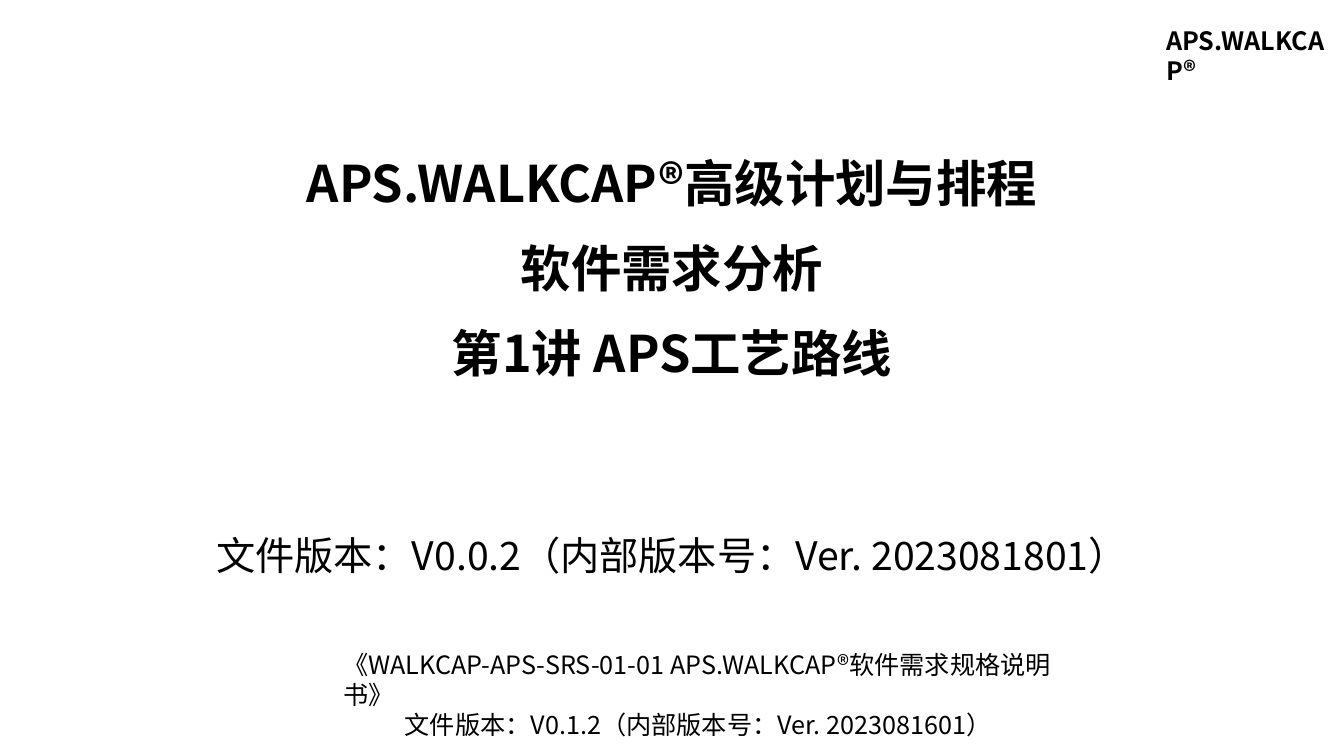
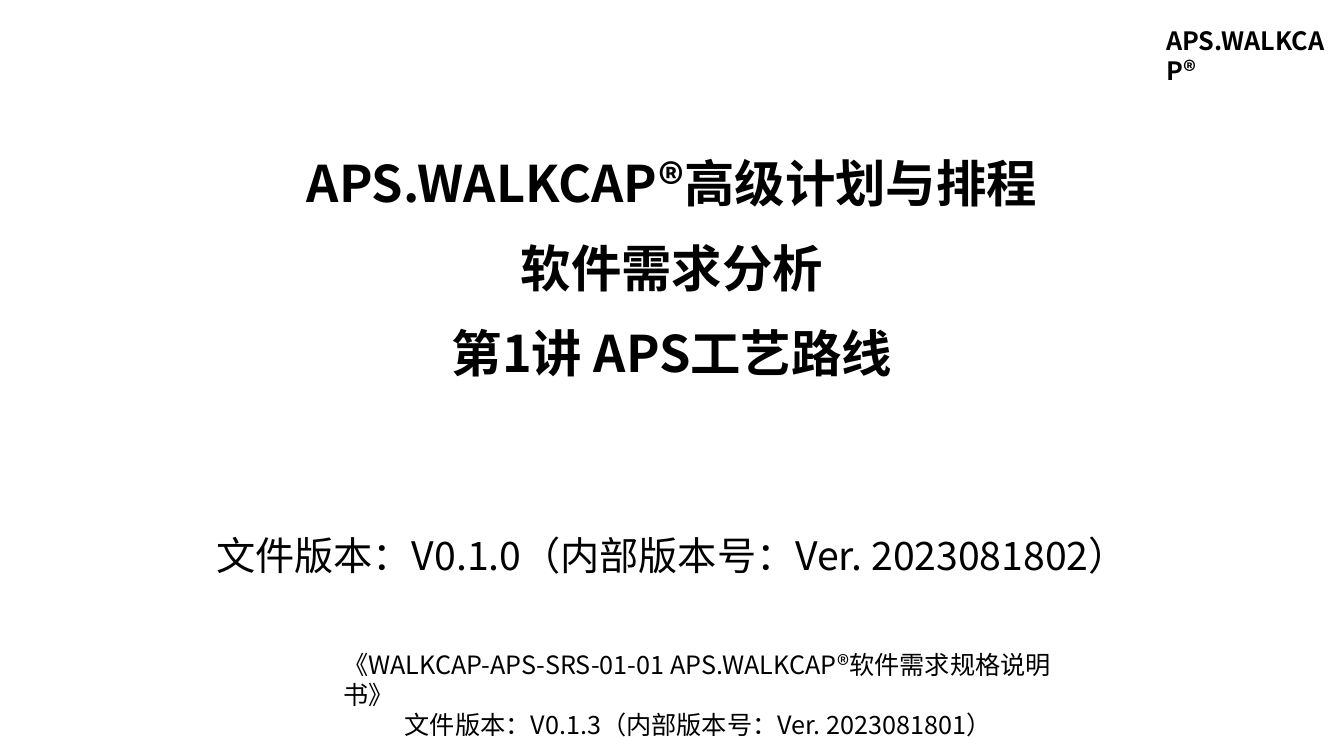
Before and after one commit to walkcap/APS.WALKCAP, a slide deck: slide 1 of WALKCAP-APS-PPT-01-01 APS.WALKCAP®高级计划与排程软件需求分析 第1讲 工艺路线.pptx. Drawn at 1344x756 pixels with LibreOffice and Linux fonts; fonts in the diff are those of the drawing. Boxes give left, top, right and bottom in pixels: in the first picture for what was removed or moved away, otherwise in the second. Text is boxed around its words. In the diff, an @@ line names an element or a change of style, - is before the commit and + after.

Commit message:
<li>《APS.WALKCAP®高级计划与排程软件需求规格书》</li> <p> 文件编号：WALKCAP-APS-SRS-01-01<br> 文件版本：V0.1.3（内部版本号：Ver. 2023081802）<br> 本文档目：系统地阐述APS.WALKCAP®高级计划与排程（Advanced Planning and Scheduling，APS）的软件需求，作为后续APS.WALKCAP®概要设计、软件需求确认测试的依据。<br>
<li>《APS.WALKCAP®高级计划与排程软件需求规格书 第1讲 工艺路线》</li>
<p>
文件编号：WALKCAP-APS-PPT-01-01<br>
文件版本：V0.1.0（内部版本号：Ver. 2023081801）<br>
<br>

```diff
--- a/WALKCAP-APS-PPT-01-01 APS.WALKCAP®高级计划与排程软件需求分析 第1讲 工艺路线.pptx
+++ b/WALKCAP-APS-PPT-01-01 APS.WALKCAP®高级计划与排程软件需求分析 第1讲 工艺路线.pptx
@@ text at bbox=[216, 536, 1127, 574]: text changed @@
-文件版本：V0.0.2（内部版本号：Ver. 2023081801）
+文件版本：V0.1.0（内部版本号：Ver. 2023081802）
@@ text at bbox=[405, 712, 991, 737]: text changed @@
-文件版本：V0.1.2（内部版本号：Ver. 2023081601）
+文件版本：V0.1.3（内部版本号：Ver. 2023081801）
```
Also in this commit, not shown: 9 other slides changed, 2 slides added, 2 slides removed, 2 other files.
